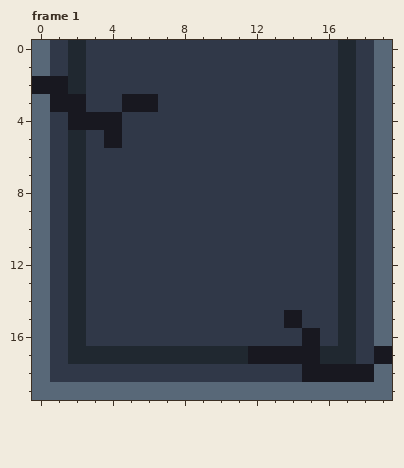
A animated GIF sprite gets an edit: data/client/gfx/base-bottom-anim-dead.gif. The picture above is the old version.
The file is 20x20 pixels. Shown: frame 1. The commit also changed other frames, which this record leaves out.
Once edited:
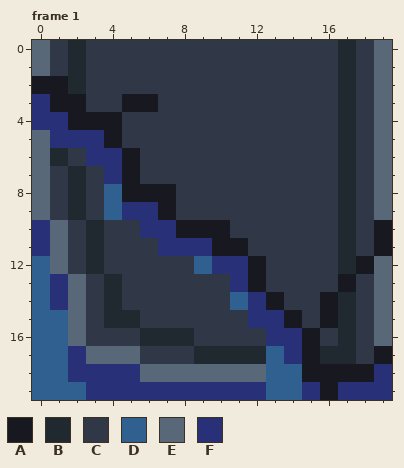
Palette (. is transparent): A #181820  B #202830  C #303848  D #306090  E #586878  F #283078
From old to new:
--- frame 1
@@ x 0..19 @@
  2 AABCCCCCCCCCCCCCCBCE
- 3 EAACCAACCCCCCCCCCBCE
- 4 ECAAACCCCCCCCCCCCBCE
- 5 ECBCACCCCCCCCCCCCBCE
- 6 ECBCCCCCCCCCCCCCCBCE
- 7 ECBCCCCCCCCCCCCCCBCE
- 8 ECBCCCCCCCCCCCCCCBCE
- 9 ECBCCCCCCCCCCCCCCBCE
-10 ECBCCCCCCCCCCCCCCBCE
-11 ECBCCCCCCCCCCCCCCBCE
-12 ECBCCCCCCCCCCCCCCBCE
-13 ECBCCCCCCCCCCCCCCBCE
-14 ECBCCCCCCCCCCCCCCBCE
-15 ECBCCCCCCCCCCCACCBCE
-16 ECBCCCCCCCCCCCCACBCE
-17 ECBBBBBBBBBBAAAABBCA
-18 ECCCCCCCCCCCCCCAAAAE
-19 EEEEEEEEEEEEEEEEEEEE
+ 3 FAACCAACCCCCCCCCCBCE
+ 4 FFAAACCCCCCCCCCCCBCE
+ 5 EFFFACCCCCCCCCCCCBCE
+ 6 EBCFFACCCCCCCCCCCBCE
+ 7 ECBCFACCCCCCCCCCCBCE
+ 8 ECBCDAAACCCCCCCCCBCE
+ 9 ECBCDFFACCCCCCCCCBCE
+10 FECBCCFFAAACCCCCCBCA
+11 FECBCCCFFFAACCCCCBCA
+12 DECBCCCCCDFFACCCCBAE
+13 DFECBCCCCCCFACCCCACE
+14 DFECBCCCCCCDFACCABCE
+15 DDECBBCCCCCCFFACABCE
+16 DDECCCBBBCCCCFFACBCE
+17 DDFEEECCCBBBBDFABBCA
+18 DDFFFFEEEEEEEDDAAAAF
+19 DDDFFFFFFFFFFDDFAFFF
Pixel boxes of the changes (left, top, right, bottom) in both pictures:
changed: (32, 94, 392, 400)
